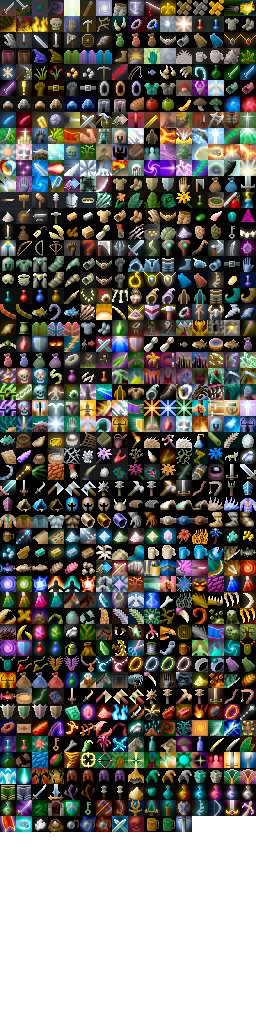
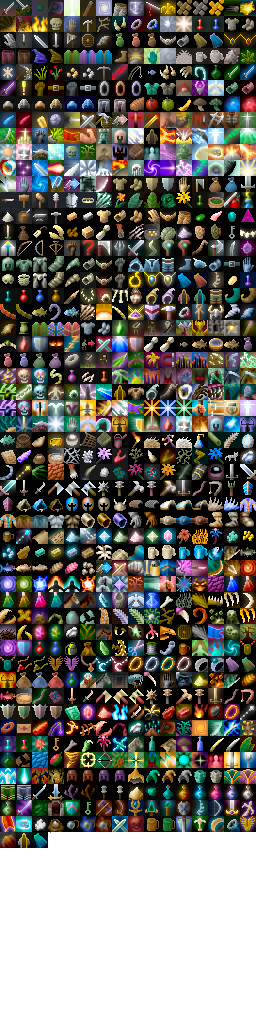
Two versions of the same layered image (256x1024). Layer-by-layer changes:
painted on "Background" over bbox(32, 816, 255, 848)
painted on "shade" over bbox(0, 816, 256, 848)
